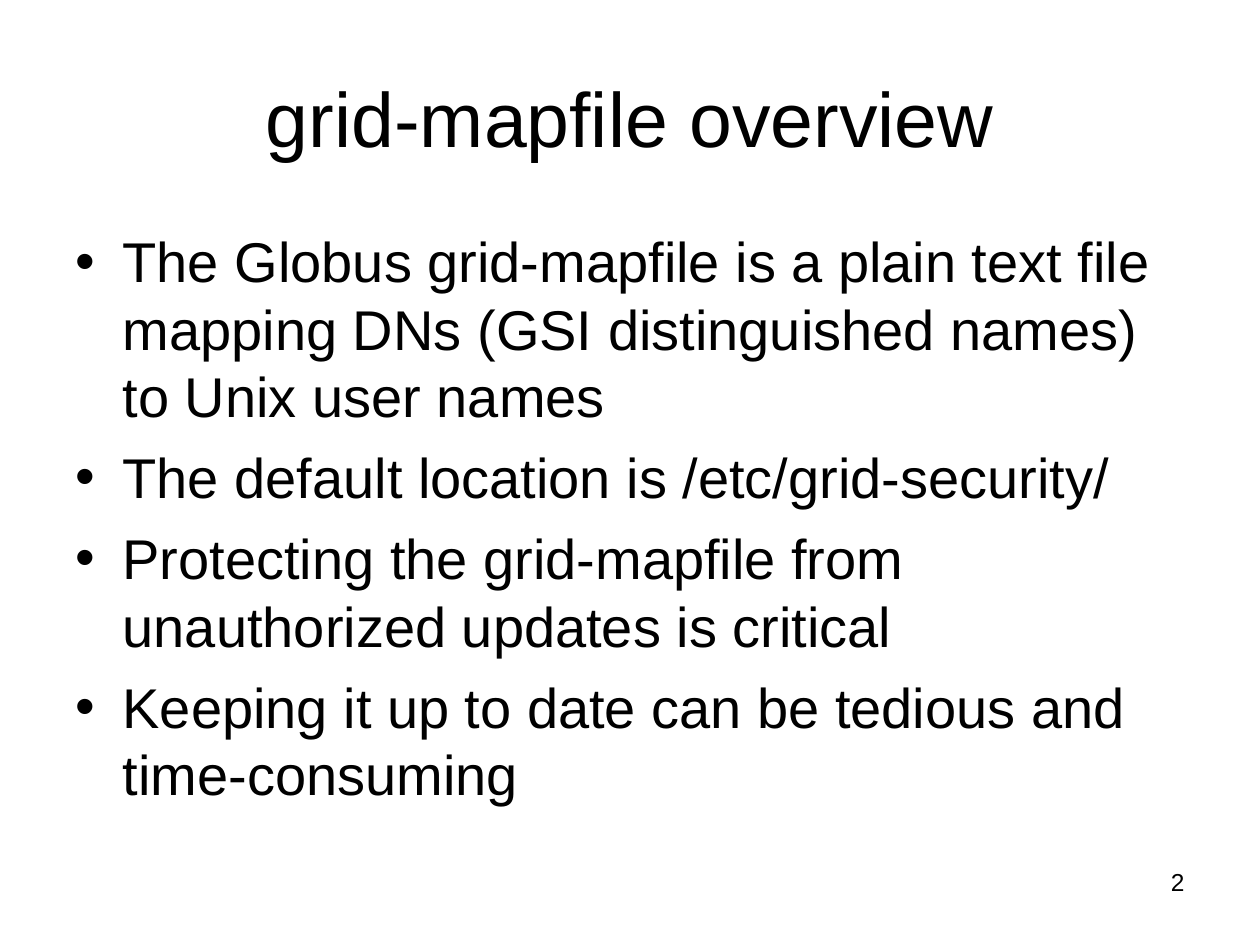
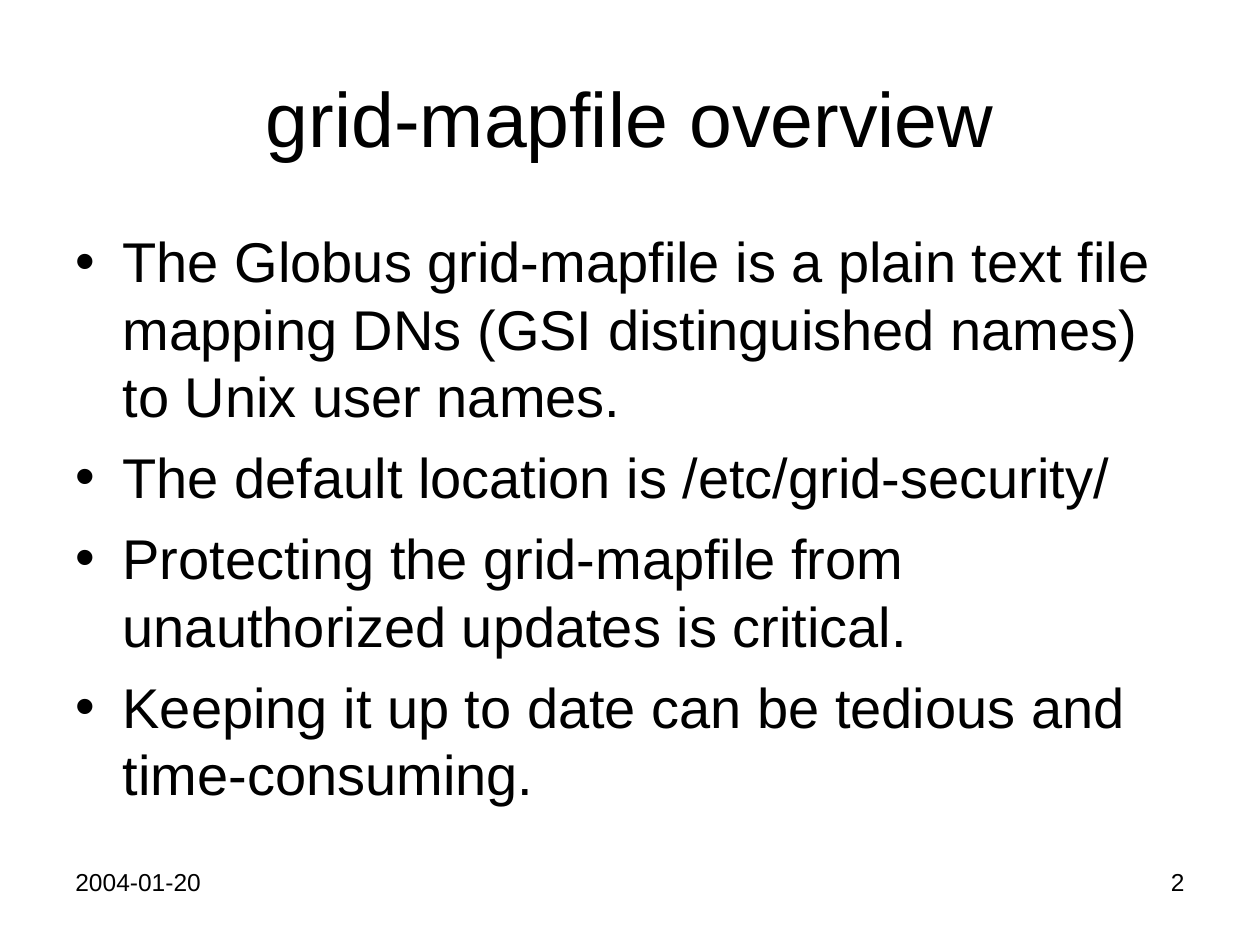
Before and after one commit to Keith-S-Thompson/gx-map, a slide deck: slide 2 of gx-map.ppt. Drawn at 1260x945 pixels with LibreOffice and Linux fonts; fonts in the diff are those of the drawing. Boxes give left, top, right and bottom in pixels: in the first picture for what was removed or moved away, otherwise in the second. Text is boxed around its words. In the diff, an @@ line names an element or a change of style, - is before the commit and + after.

```diff
--- a/gx-map.ppt
+++ b/gx-map.ppt
@@ text at (123, 241, 1150, 418): text changed @@
-• The Globus grid-mapfile is a plain text file mapping DNs (GSI distinguished names) to Unix user names
+• The Globus grid-mapfile is a plain text file mapping DNs (GSI distinguished names) to Unix user names.
@@ text at (123, 538, 1124, 806): text changed @@
-• Protecting the grid-mapfile from unauthorized updates is critical
-• Keeping it up to date can be tedious and time-consuming
+• Protecting the grid-mapfile from unauthorized updates is critical.
+• Keeping it up to date can be tedious and time-consuming.
@@ text added at (75, 874, 200, 892), 14 pt, text #000000 @@
+2004-01-20
```
Also in this commit, not shown: 14 other slides changed.
